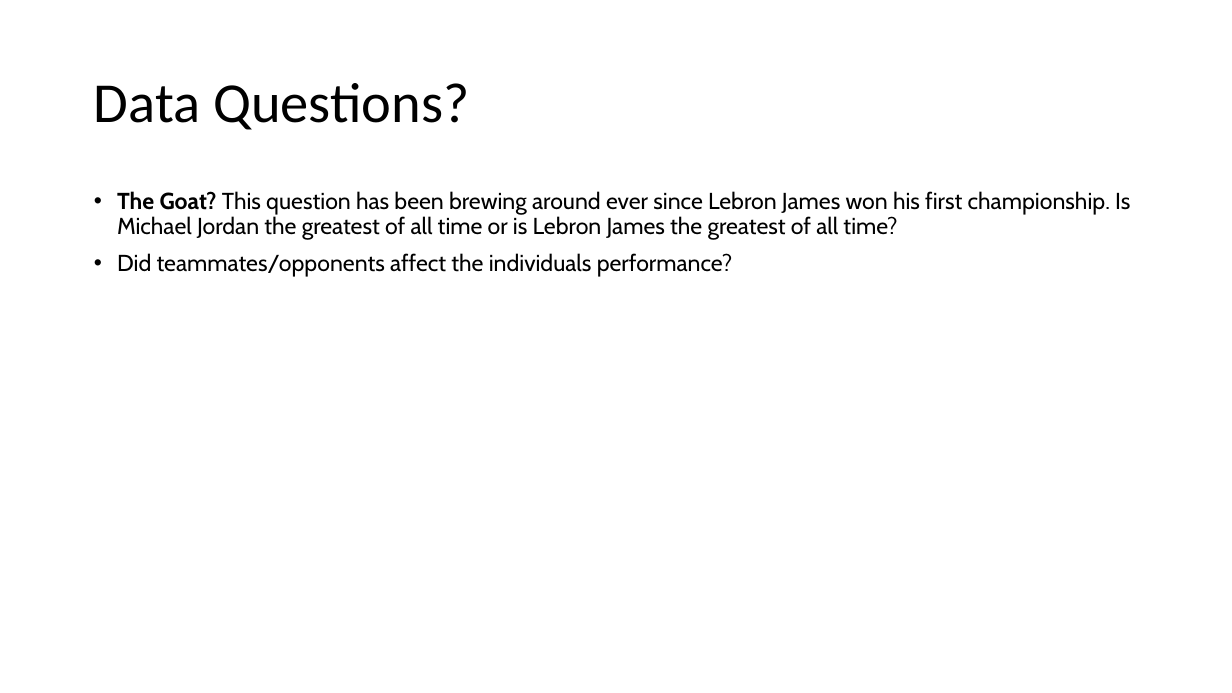
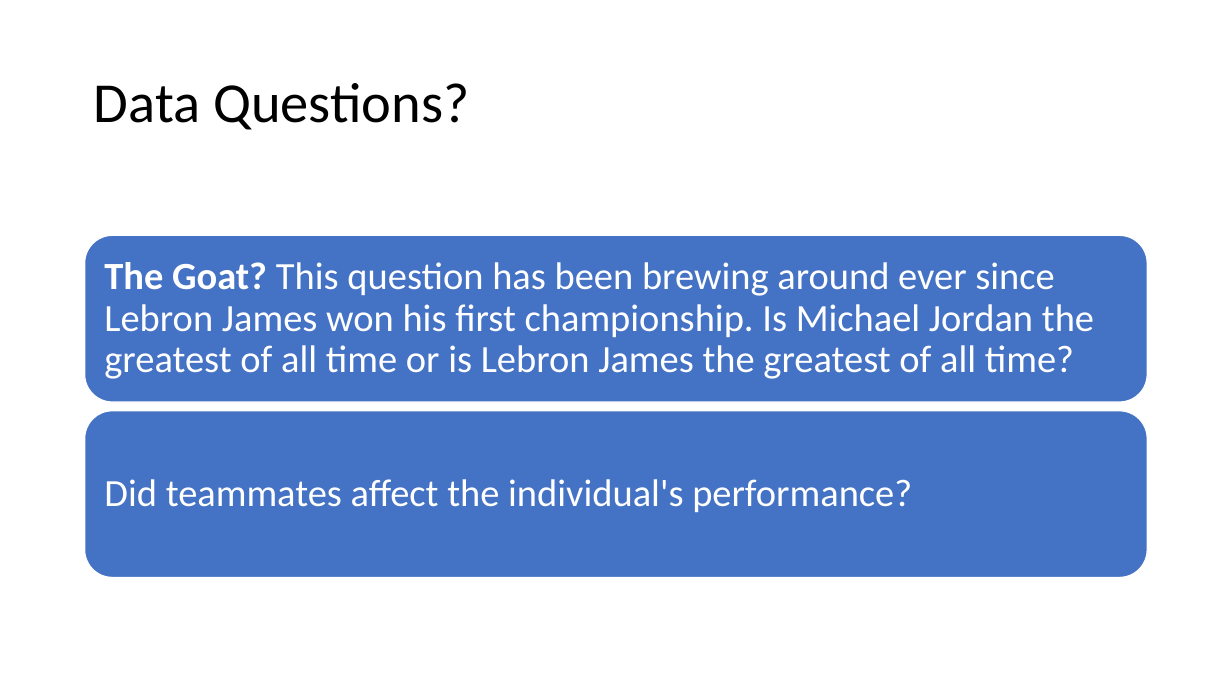
Before and after one commit to apeay905/MJ-vs-Lebron-data-apeay905, a slide deck: slide 4 of Who’s The Real MVP.pptx (slide 3 before the commit). Drawn at 1232x693 pixels with LibreOffice and Linux fonts; fonts in the diff are those of the drawing. Boxes give left, top, right and bottom in pixels: in the first picture for what was removed or moved away, otherwise in the second. Text is boxed around its words. In the diff, an @@ line names an element or a change of style, - is before the commit and + after.

```diff
--- a/Who’s The Real MVP.pptx
+++ b/Who’s The Real MVP.pptx
@@ rounded rectangle added at box(85, 236, 1148, 402), fill #4472C4, outline #FFFFFF 1 pt @@
@@ text "The Goat? This question has ...": place and size @@
-text "The Goat? This question has ..." at box(117, 191, 1130, 277)
+text "The Goat? This question has ..." at box(104, 262, 1094, 379)
@@ text "The Goat? This question has ..." at box(104, 262, 1094, 379): size 18 to 30 pt, font Cabin to Calibri, text colour #000000 to #FFFFFF; bullet • to none; vertical alignment top to middle @@
@@ text at box(117, 253, 732, 277): paragraph removed @@
-• Did teammates/opponents affect the individuals performance?
@@ rounded rectangle added at box(85, 411, 1148, 578), fill #4472C4, outline #FFFFFF 1 pt @@
@@ text added at box(104, 479, 912, 512), 30 pt, text #FFFFFF @@
+Did teammates affect the individual's performance?
```
Also in this commit, not shown: 1 other slide changed, 6 slides added, 8 other files.
